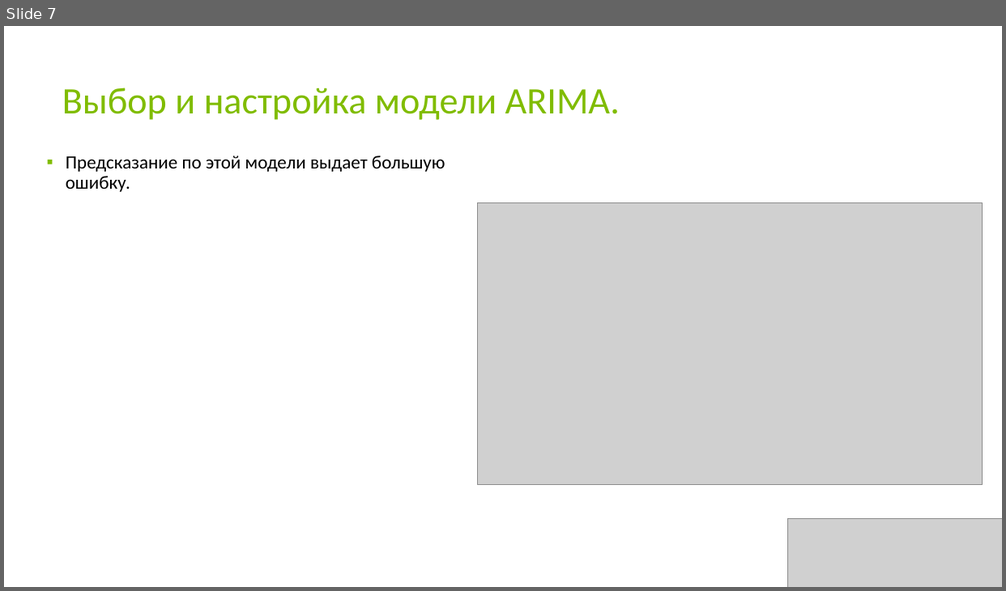
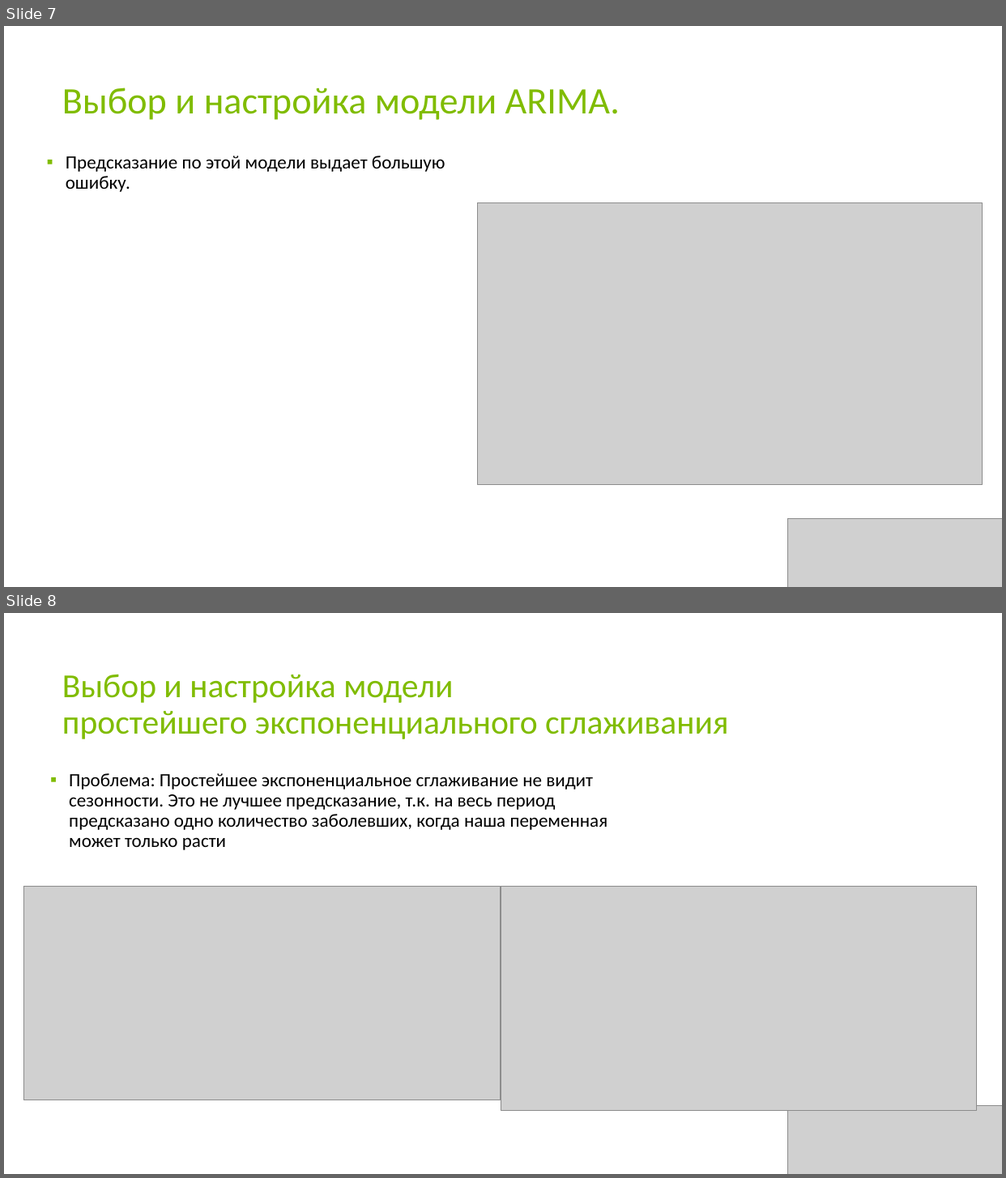
Before and after one commit to KseniyaSilenkova/-Final_examination_Switzerland, a slide deck: Презентация.pptx. Shown one above the other, each under a label of ours: slide 7 before the commit, slides 7 and 8 after it. The pictures are 1006x591 and 1006x1178 pixels, drawn with LibreOffice and Linux fonts; fonts in the diff are those of the drawing; grey boxes stand for pictures. Boxes give left, top, right and bottom in pixels: in the first picture for what was removed or moved away, otherwise in the second. Text is boxed around its words. In the diff, an @@ line names an element or a change of style, - is before the commit and + after.

```diff
--- a/Презентация.pptx
+++ b/Презентация.pptx
@@ slide 8 added at <box>4,613,1002,1174</box>, background #FFFFFF @@
@@ title added at <box>62,674,729,739</box>, 32.4 pt, text #80BC00 @@
+Выбор и настройка модели простейшего экспоненциального сглаживания
@@ text added at <box>69,773,608,850</box>, 18 pt, text #000000 @@
+▪ Проблема: Простейшее экспоненциальное сглаживание не видит сезонности. Это не лучшее предсказание, т.к. на весь период предсказано одно количество заболевших, когда наша переменная может только расти
@@ picture added at <box>23,886,501,1101</box> @@
@@ picture added at <box>501,886,977,1110</box> @@
@@ picture added at <box>788,1106,1002,1174</box> @@
```
Also in this commit, not shown: 1 slide changed, 3 other slides added, 17 slides removed.
